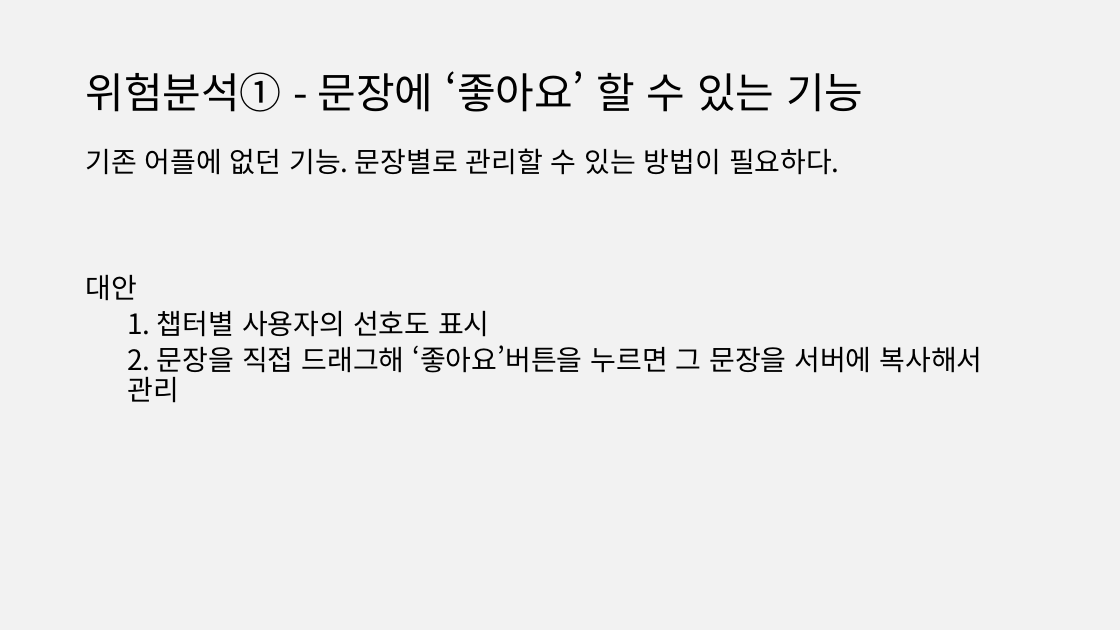
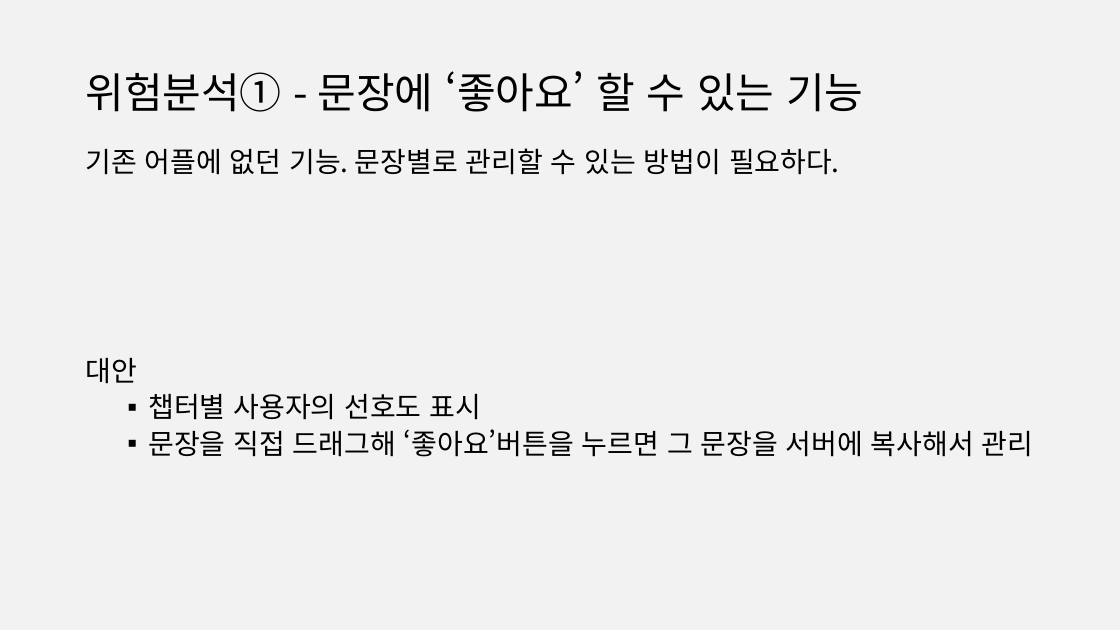
Before and after one commit to 888pocket/social-readbook-app, a slide deck: slide 19 of 보고서/사용자인터페이스(나) 제안발표ppt_3code.pptx. Drawn at 1120x630 pixels with LibreOffice and Linux fonts; fonts in the diff are those of the drawing. Boxes give left, top, right and bottom in pixels: in the first picture for what was removed or moved away, otherwise in the second. Text is boxed around its words. In the diff, an @@ line names an element or a change of style, - is before the commit and + after.

```diff
--- a/보고서/사용자인터페이스(나) 제안발표ppt_3code.pptx
+++ b/보고서/사용자인터페이스(나) 제안발표ppt_3code.pptx
@@ text at [148, 393, 1034, 457]: text changed @@
-  1. 챕터별 사용자의 선호도 표시
-  2. 문장을 직접 드래그해 ‘좋아요’버튼을 누르면 그 문장을 서버에 복사해서 관리
+  ▪ 챕터별 사용자의 선호도 표시
+  ▪ 문장을 직접 드래그해 ‘좋아요’버튼을 누르면 그 문장을 서버에 복사해서 관리
```
Also in this commit, not shown: 5 other slides changed.
